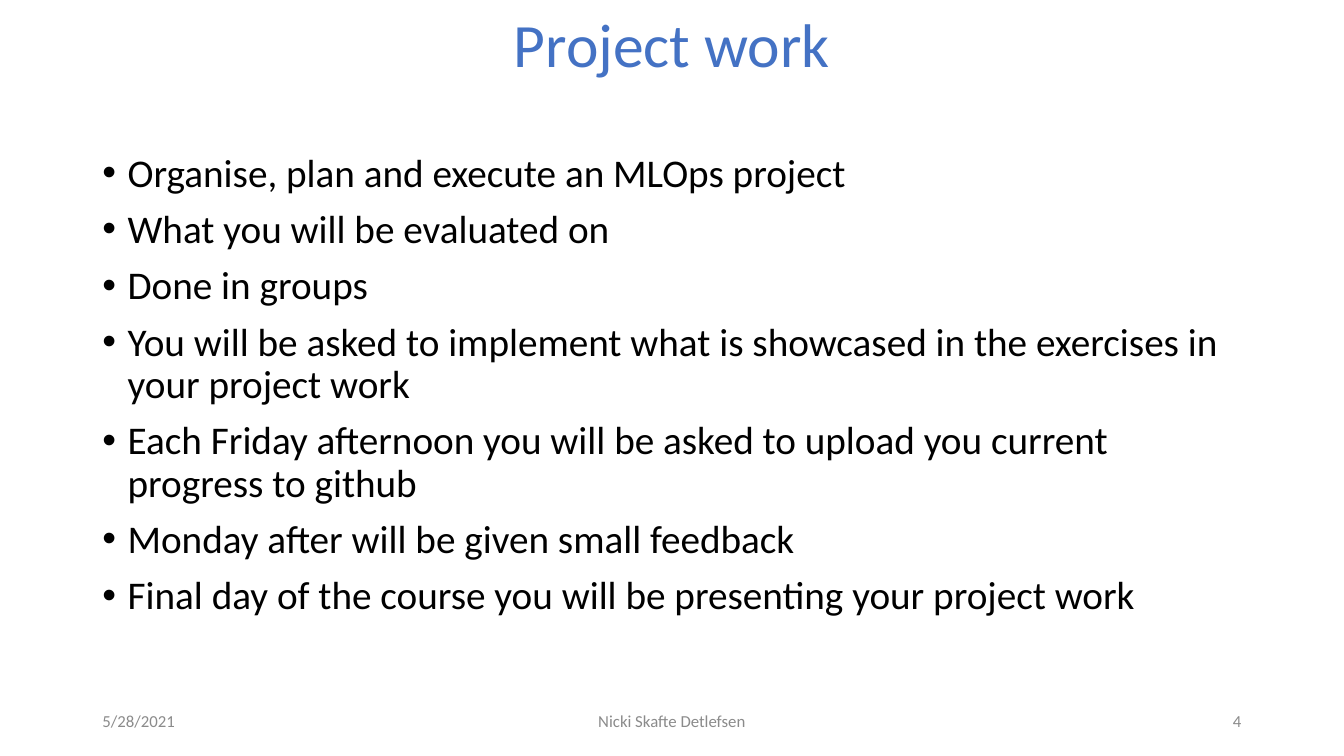
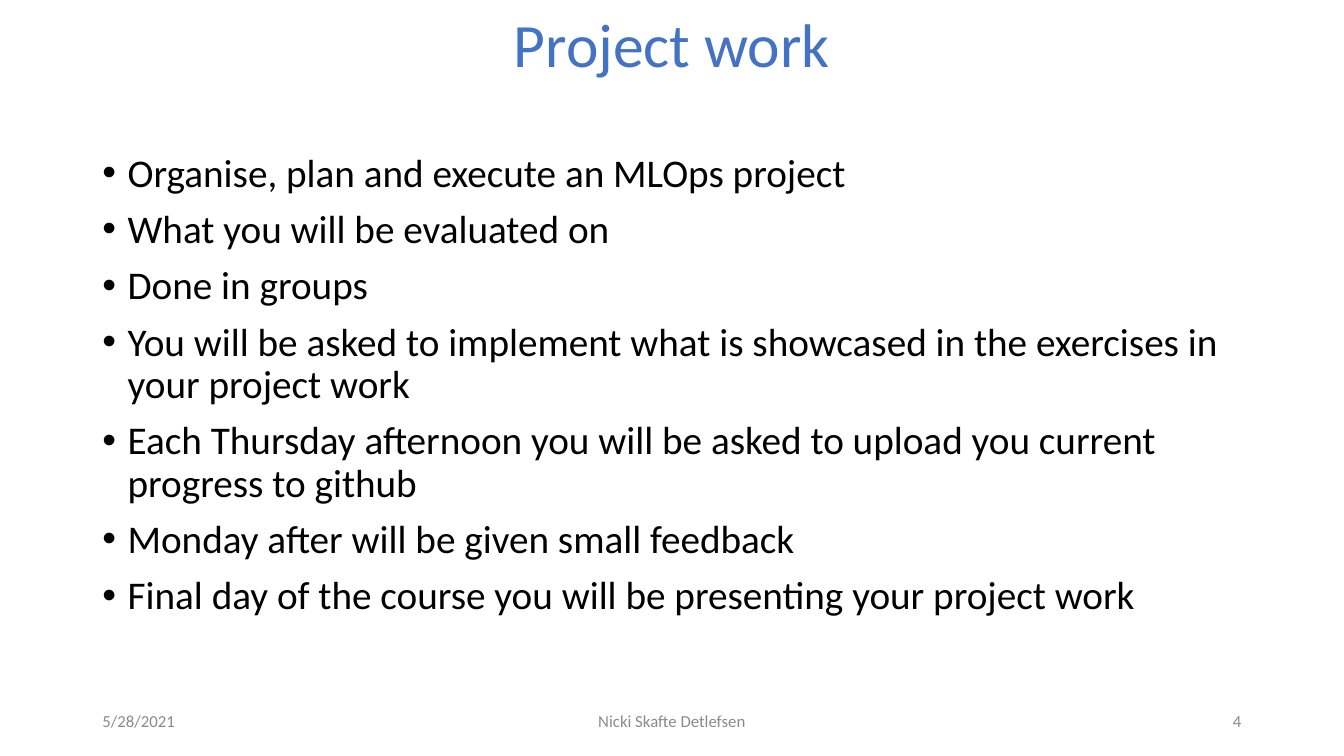
Before and after one commit to DeepEasterbunny/dtu_mlops, a slide deck: slide 4 of 05_project_overview/The_pytorch_ecosystem.pptx. Drawn at 1344x756 pixels with LibreOffice and Linux fonts; fonts in the diff are those of the drawing; background and template pictures are left out. Boxes give left, top, right and bottom in pixels: in the first picture for what was removed or moved away, otherwise in the second. Text is boxed around its words. In the diff, an @@ line names an element or a change of style, - is before the commit and + after.

```diff
--- a/05_project_overview/The_pytorch_ecosystem.pptx
+++ b/05_project_overview/The_pytorch_ecosystem.pptx
@@ text at <box>128,426,1156,504</box>: text changed @@
-• Each Friday afternoon you will be asked to upload you current progress to github
+• Each Thursday afternoon you will be asked to upload you current progress to github
```
Also in this commit, not shown: 5 other slides changed, 15 other files.
